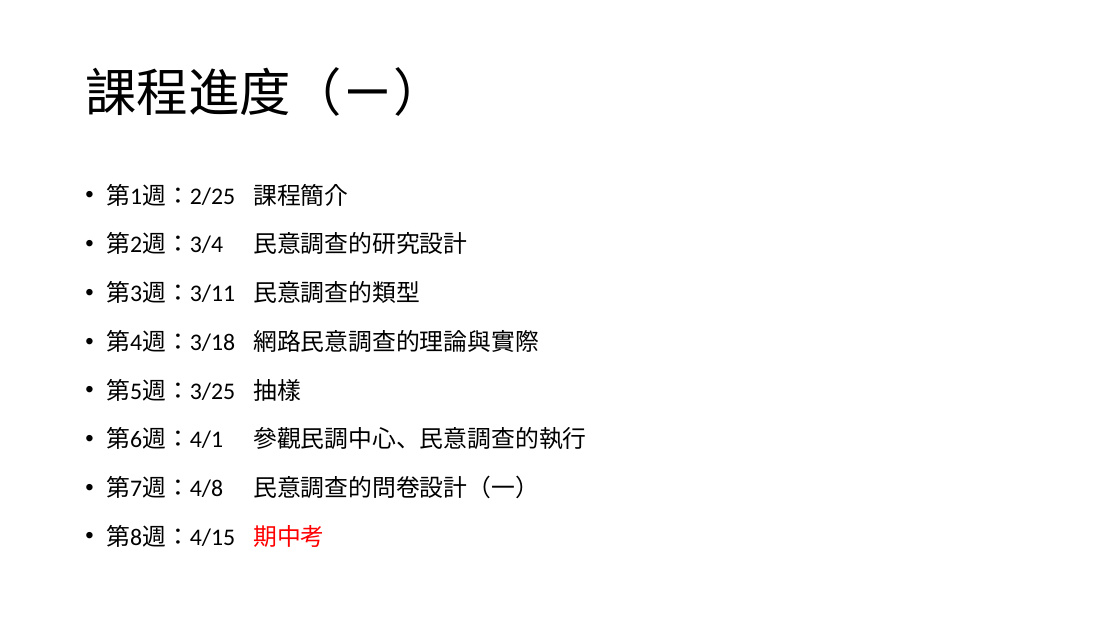
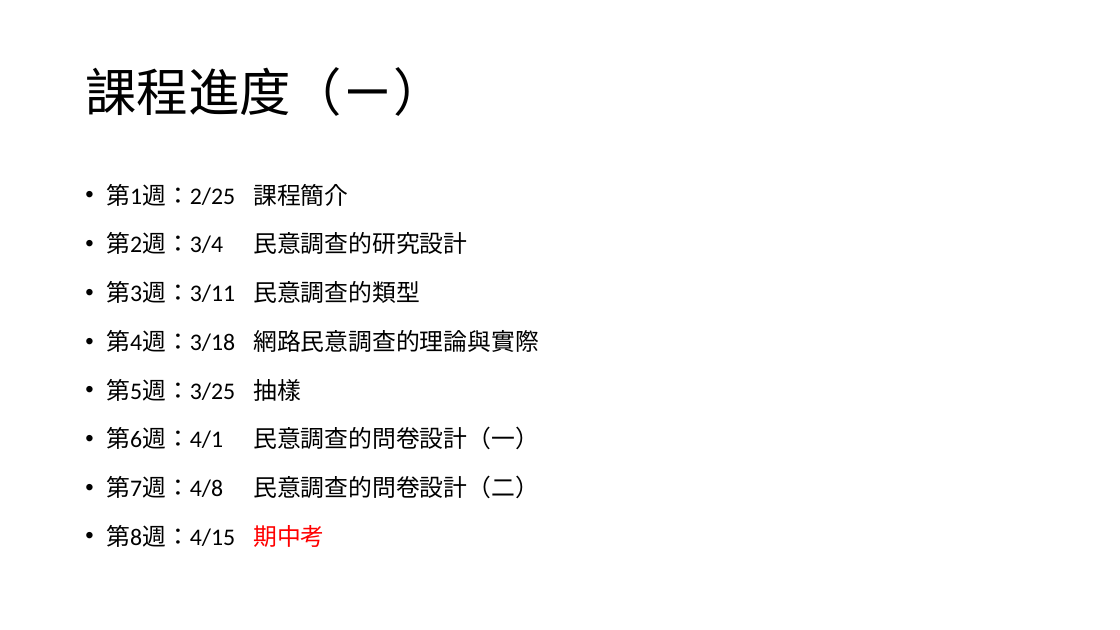
Before and after one commit to TsaiChiahung/PublicOpinion2026, a slide deck: slide 7 of 投影片/民意調查課程簡介.pptx. Drawn at 1120x630 pixels with LibreOffice and Linux fonts; fonts in the diff are those of the drawing. Boxes give left, top, right and bottom in pixels: in the first picture for what was removed or moved away, otherwise in the second. Text is boxed around its words. In the diff, an @@ line names an element or a change of style, - is before the commit and + after.

```diff
--- a/投影片/民意調查課程簡介.pptx
+++ b/投影片/民意調查課程簡介.pptx
@@ text at [106,426,539,498]: text changed @@
-• 第6週：4/1 參觀民調中心、民意調查的執行
-• 第7週：4/8 民意調查的問卷設計（一）
+• 第6週：4/1 民意調查的問卷設計（一）
+• 第7週：4/8 民意調查的問卷設計（二）
```
Also in this commit, not shown: 1 other slide changed, 1 other file.
